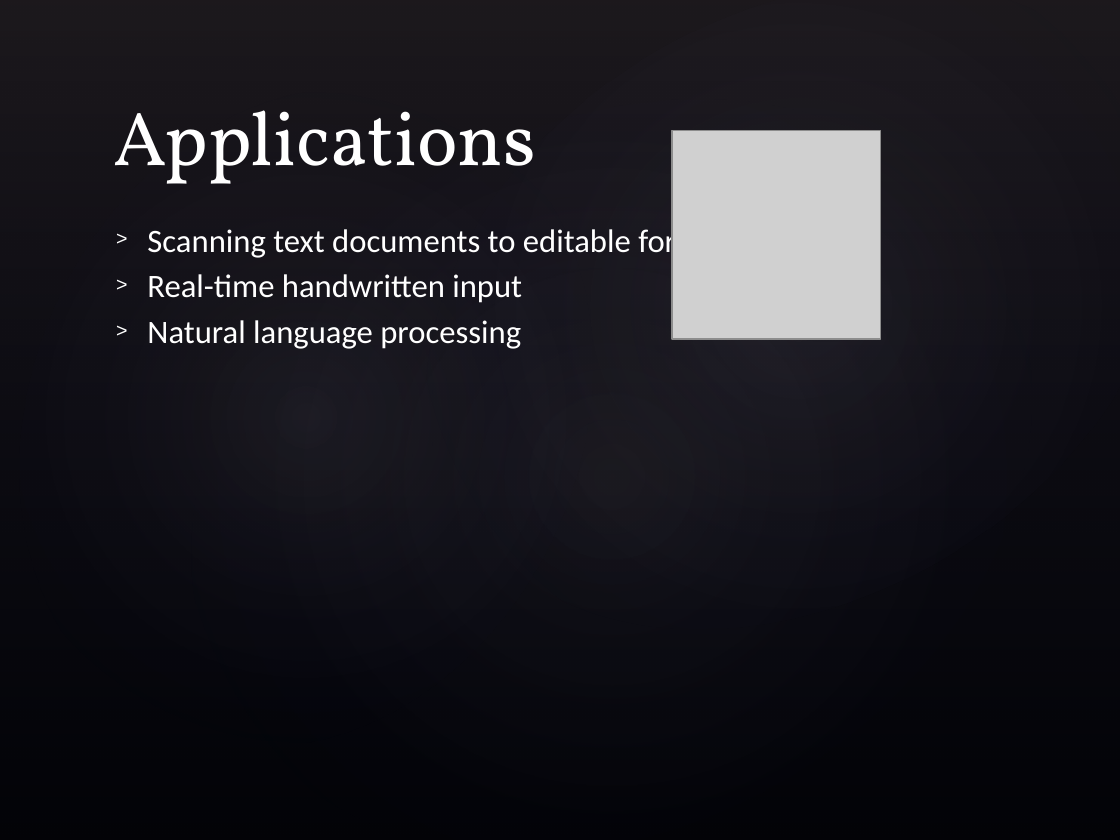
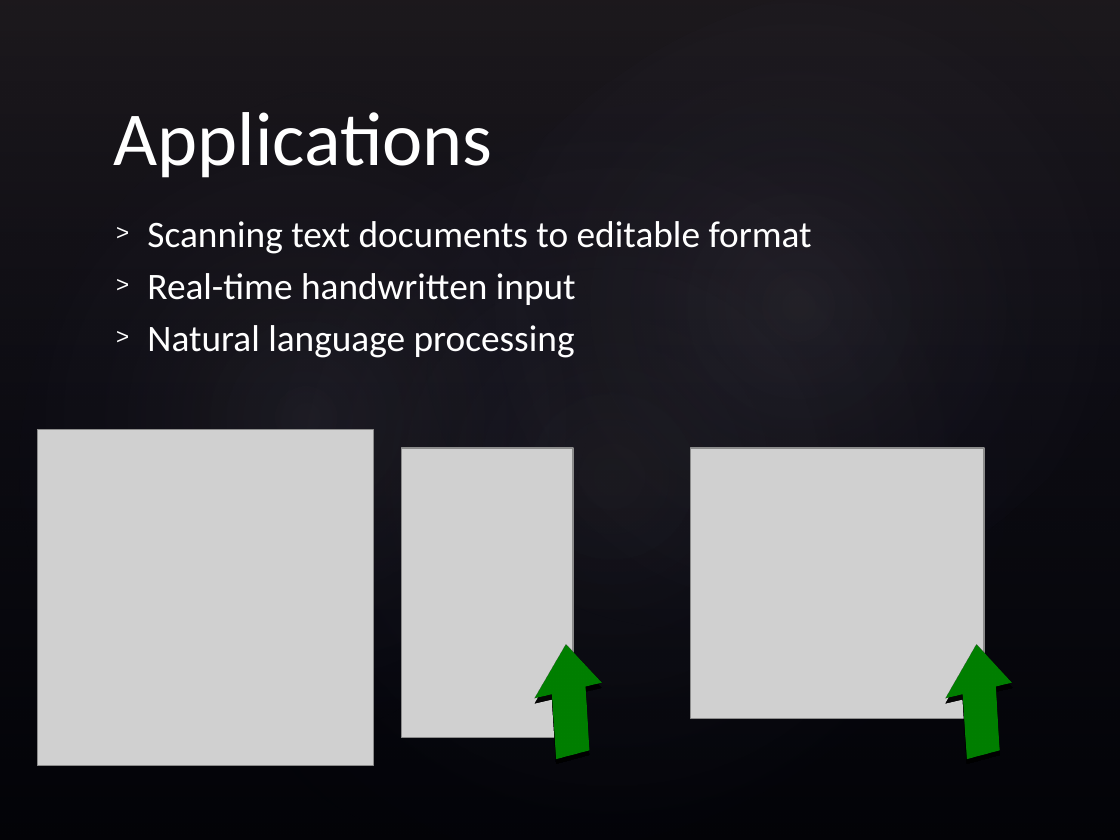
Before and after one commit to jacklightbody/character_recognizer, a slide deck: slide 2 of HollowayBidwellLightbody.pptx. Drawn at 1120x840 pixels with LibreOffice and Linux fonts; fonts in the diff are those of the drawing; grey boxes stand for pictures; background and template pictures are left out. Boxes give left, top, right and bottom in pixels: in the first picture for what was removed or moved away, otherwise in the second. Text is boxed around its words. In the diff, an @@ line names an element or a change of style, - is before the commit and + after.

Commit message:
Updated pptx

```diff
--- a/HollowayBidwellLightbody.pptx
+++ b/HollowayBidwellLightbody.pptx
@@ title "Applications" at box(114, 112, 493, 178): font Vollkorn to Calibri @@
@@ picture removed at box(672, 131, 880, 339) @@
@@ snip diag rect removed at box(709, 140, 840, 317) @@
@@ text "Scanning text documents to editable ..." at box(147, 221, 812, 358): size 21 to 24 pt @@
@@ up arrow removed at box(793, 243, 858, 327) @@
@@ picture added at box(37, 429, 373, 765) @@
@@ picture added at box(401, 448, 572, 737) @@
@@ picture added at box(691, 448, 984, 719) @@
@@ up arrow added at box(523, 644, 616, 756), fill #008000, outline #629DD1 1 pt @@
@@ up arrow added at box(933, 644, 1026, 756), fill #008000, outline #629DD1 1 pt @@
```
Also in this commit, not shown: 4 other slides changed, 3 slides added, 2 slides removed, 2 other files.
